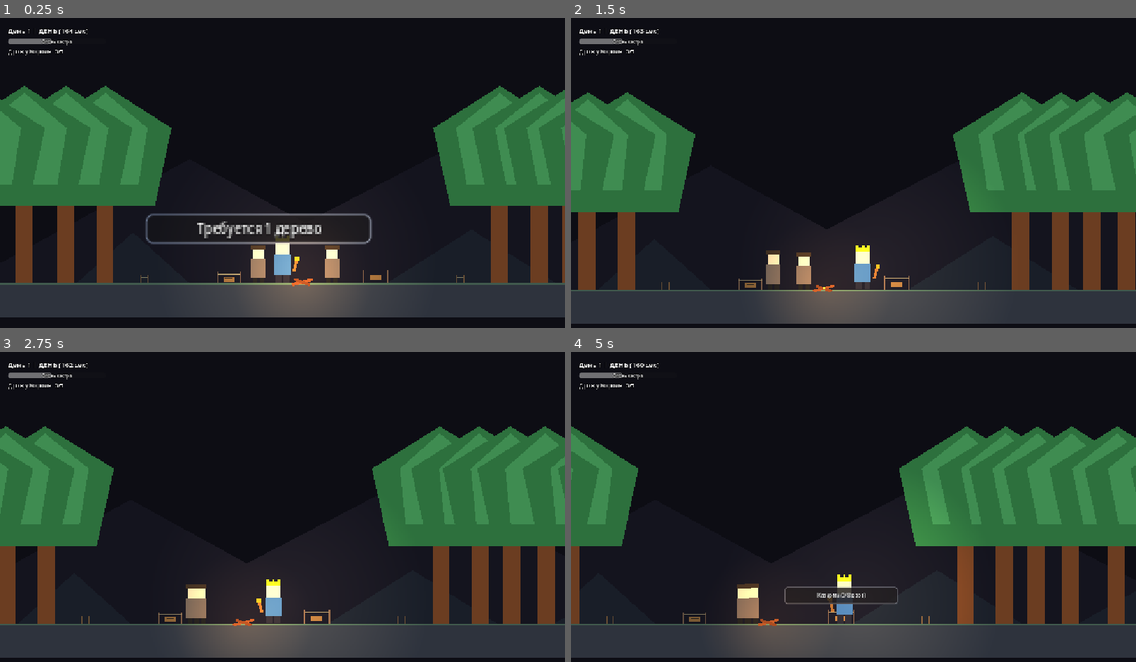
Above: before the commit, frames 1-4 (two rows, left to right).
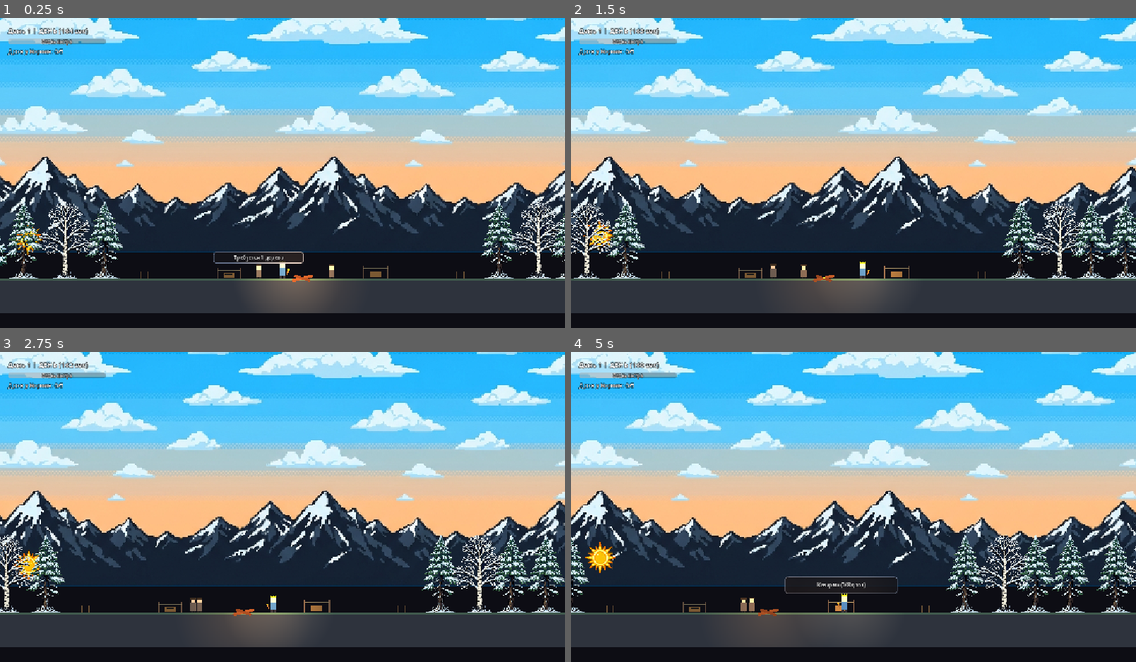
Above: after the commit, the same moments.

Repository: Kyrsadak/turkic-game-jam
Game: Godot game, scene res://scenes/main/main.tscn
Two runs of this game, one before a commit and one after it. Both use one fixed random seed, a clock stepped at 60 frames per second and the inputs below.
Inputs (mouse positions are in pixels of both pictures, inside the frame that each line leads up to):
- Up to frame 1 (0.25 s): no input
- Up to frame 2 (1.5 s): move the mouse to (977, 160) at 0.52 s; hold R 0.53-1.28 s; hold D from 0.53 s (still down); click (977, 160) at 0.67 s; move the mouse to (740, 191) at 1.27 s; tap E at 1.35 s
- Up to frame 3 (2.75 s): move the mouse to (339, 441) at 2.02 s; release D at 2.03 s; hold A from 2.03 s (still down); hold R from 2.03 s (still down)
- Up to frame 4 (5 s): move the mouse to (825, 575) at 2.77 s; release A at 2.78 s; release R at 2.78 s; hold D 2.78-4.28 s; tap E at 2.85, 4.35 s; click (825, 575) at 2.92 s; move the mouse to (1023, 559) at 3.52 s; hold R 3.53-4.28 s; move the mouse to (684, 463) at 4.27 s; hold A from 4.28 s (still down)

The runs differ from the first frame. In frame 1, 73% of the frame differs, in the area x 0-100%, y 0-97%; in frame 2, 77%, in the area x 0-100%, y 0-99%; in frame 3, 77%; in frame 4, 77%.

Commit message:
feat: динамический горный фон, смена дня/ночи, солнце, луна, новые виды деревьев и фикс анимации вырубки

Diff:
--- a/scenes/buildings/barracks.gd
+++ b/scenes/buildings/barracks.gd
@@ -78,8 +78,8 @@
 
 	# Эффект спавна
 	var tween = create_tween()
-	sm.scale = Vector2(1.25, 3.75)  # 0.5x и 1.5x от 2.5
-	tween.tween_property(sm, "scale", Vector2(2.5, 2.5), 0.2)
+	sm.scale = Vector2(0.5, 1.5)
+	tween.tween_property(sm, "scale", Vector2(1.0, 1.0), 0.2)
 
 func update_visuals() -> void:
 	visual_site.visible = not is_built
--- a/scenes/buildings/lumberjack_house.gd
+++ b/scenes/buildings/lumberjack_house.gd
@@ -93,8 +93,8 @@
 
 	# Эффект спавна
 	var tween = create_tween()
-	lj.scale = Vector2(1.25, 3.75)  # 0.5x и 1.5x от 2.5
-	tween.tween_property(lj, "scale", Vector2(2.5, 2.5), 0.2)
+	lj.scale = Vector2(0.5, 1.5)
+	tween.tween_property(lj, "scale", Vector2(1.0, 1.0), 0.2)
 
 func add_wood(amount: int = 1) -> bool:
 	if wood_stored < max_storage:
@@ -109,9 +109,8 @@
 	update_storage_visuals()
 
 	if is_built:
-		var sprite = TextureLoader.try_apply_texture(self, "res://assets/textures/lumberjack_house.png", Vector2(0, -54))
+		var sprite = TextureLoader.try_apply_texture(self, "res://assets/textures/lumberjack_house.png", Vector2(0, -108))
 		if sprite:
-			sprite.scale = Vector2(0.5, 0.5)
 			visual_built.visible = false
 
 func update_storage_visuals() -> void:
--- a/scenes/enemy/bear.gd
+++ b/scenes/enemy/bear.gd
@@ -17,7 +17,6 @@
 @onready var detection_area: Area2D = $DetectionArea
 
 func _ready() -> void:
-	scale = Vector2(2.5, 2.5)
 	add_to_group("enemy")
 	add_to_group("bear")
 	health = max_health
--- a/scenes/enemy/enemy.gd
+++ b/scenes/enemy/enemy.gd
@@ -17,7 +17,6 @@
 @onready var detection_area: Area2D = $DetectionArea
 
 func _ready() -> void:
-	scale = Vector2(2.5, 2.5)
 	add_to_group("enemy")
 	health = max_health
 	TextureLoader.try_apply_texture(self, "res://assets/textures/wolf.png", Vector2(0, -9))
--- a/scenes/main/main.gd
+++ b/scenes/main/main.gd
@@ -33,6 +33,12 @@
 var night_color = Color(0.28, 0.28, 0.45, 1.0)
 var transition_duration: float = 24.0
 
+# Ссылки на фоновые спрайты и небесные тела
+var bg_day_sprite: Sprite2D
+var bg_night_sprite: Sprite2D
+var sun_sprite: Sprite2D
+var moon_sprite: Sprite2D
+
 func _ready() -> void:
 	game_over_screen.visible = false
 	campfire.connect("burned_out", Callable(self, "_on_campfire_burned_out"))
@@ -49,6 +55,9 @@
 	_on_campfire_fuel_changed(campfire.current_fuel, campfire.max_fuel)
 	update_hud_text()
 
+	# Настраиваем новый фон с горами
+	setup_background()
+
 func _process(delta: float) -> void:
 	if game_over_active:
 		if Input.is_key_pressed(KEY_R):
@@ -57,6 +66,9 @@
 
 	# Игровое время
 	time_in_state += delta
+
+	# Обновляем фон и небесные тела
+	update_background_and_celestial(delta)
 
 	# Логика смены дня и ночи
 	if is_day:
@@ -261,3 +273,126 @@
 
 func restart_game() -> void:
 	get_tree().reload_current_scene()
+
+func setup_background() -> void:
+	# Скрываем старый векторный фон
+	var bg_forest = get_node_or_null("BackgroundForest")
+	if bg_forest:
+		bg_forest.visible = false
+
+	# Создаем ParallaxBackground для гор
+	var pb = ParallaxBackground.new()
+	pb.layer = -100 # Отрисовывается позади всех элементов
+	add_child(pb)
+
+	# Добавляем ParallaxLayer
+	var pl = ParallaxLayer.new()
+	pl.motion_scale = Vector2(0.15, 0.05) # Медленный параллакс по горизонтали, почти статичный по вертикали
+	pl.motion_mirroring = Vector2(1024, 0)
+	pb.add_child(pl)
+
+	# Дневной фон
+	bg_day_sprite = Sprite2D.new()
+	var tex_day = load("res://assets/textures/background_mountains_day.png")
+	if tex_day:
+		bg_day_sprite.texture = tex_day
+		bg_day_sprite.centered = false
+		bg_day_sprite.position = Vector2(0, -120)
+		bg_day_sprite.modulate.a = 1.0
+		pl.add_child(bg_day_sprite)
+
+	# Ночной фон
+	bg_night_sprite = Sprite2D.new()
+	var tex_night = load("res://assets/textures/background_mountains.png")
+	if tex_night:
+		bg_night_sprite.texture = tex_night
+		bg_night_sprite.centered = false
+		bg_night_sprite.position = Vector2(0, -120)
+		bg_night_sprite.modulate.a = 0.0 # Начинаем с дневного
+		pl.add_child(bg_night_sprite)
+
+	# Создаем отдельный CanvasLayer для небесных тел (Солнце, Луна)
+	# Позиционируем их за игровыми элементами, но перед дальними горами
+	var celestial_layer = CanvasLayer.new()
+	celestial_layer.layer = -95
+	add_child(celestial_layer)
+
+	# Солнце
+	sun_sprite = Sprite2D.new()
+	var tex_sun = load("res://assets/textures/sun.png")
+	if tex_sun:
+		sun_sprite.texture = tex_sun
+		sun_sprite.modulate.a = 1.0
+		celestial_layer.add_child(sun_sprite)
+
+	# Луна
+	moon_sprite = Sprite2D.new()
+	var tex_moon = load("res://assets/textures/moon.png")
+	if tex_moon:
+		moon_sprite.texture = tex_moon
+		moon_sprite.modulate.a = 0.0
+		celestial_layer.add_child(moon_sprite)
+
+func update_background_and_celestial(delta: float) -> void:
+	if not is_instance_valid(bg_day_sprite) or not is_instance_valid(bg_night_sprite):
+		return
+
+	# 1. Вычисляем степень перехода (transition_factor) от 0.0 (день) до 1.0 (ночь)
+	var transition_factor: float = 0.0
+	if is_day:
+		var time_left = day_duration - time_in_state
+		if time_left < transition_duration:
+			transition_factor = (transition_duration - time_left) / transition_duration
+		else:
+			transition_factor = 0.0
+	else:
+		var time_left = night_duration - time_in_state
+		if time_left < transition_duration:
+			transition_factor = 1.0 - ((transition_duration - time_left) / transition_duration)
+		else:
+			transition_factor = 1.0
+
+	# 2. Плавно смешиваем прозрачность фонов гор
+	bg_day_sprite.modulate.a = 1.0 - transition_factor
+	bg_night_sprite.modulate.a = transition_factor
+
+	# 3. Получаем размеры экрана для расчета траектории
+	var viewport_size = get_viewport_rect().size
+	var w = viewport_size.x
+	var h = viewport_size.y
+
+	# 4. Движение солнца и луны по дуге
+	if is_day:
+		var sun_prog = time_in_state / day_duration
+		var sun_angle = PI * (1.0 - sun_prog)
+		if is_instance_valid(sun_sprite):
+			sun_sprite.position = Vector2(
+				w * 0.5 + cos(sun_angle) * (w * 0.45),
+				h * 0.7 - sin(sun_angle) * (h * 0.55)
+			)
+			sun_sprite.modulate.a = 1.0 - transition_factor
+
+		if is_instance_valid(moon_sprite):
+			var moon_angle = PI * (1.0 - transition_factor * 0.1)
+			moon_sprite.position = Vector2(
+				w * 0.5 + cos(moon_angle) * (w * 0.45),
+				h * 0.7 - sin(moon_angle) * (h * 0.55)
+			)
+			moon_sprite.modulate.a = transition_factor
+	else:
+		var night_prog = time_in_state / night_duration
+		var moon_angle = PI * (1.0 - night_prog)
+		if is_instance_valid(moon_sprite):
+			moon_sprite.position = Vector2(
+				w * 0.5 + cos(moon_angle) * (w * 0.45),
+				h * 0.7 - sin(moon_angle) * (h * 0.55)
+			)
+			moon_sprite.modulate.a = transition_factor
+
+		if is_instance_valid(sun_sprite):
+			var sun_angle = PI * (1.0 - (1.0 - transition_factor) * 0.1)
+			sun_sprite.position = Vector2(
+				w * 0.5 + cos(sun_angle) * (w * 0.45),
+				h * 0.7 - sin(sun_angle) * (h * 0.55)
+			)
+			sun_sprite.modulate.a = 1.0 - transition_factor
--- a/scenes/player/player.gd
+++ b/scenes/player/player.gd
@@ -19,7 +19,6 @@
 var shake_decay: float = 12.0
 
 func _ready() -> void:
-	scale = Vector2(2.5, 2.5)
 	add_to_group("player")
 	update_wood_visuals()
 	TextureLoader.try_apply_texture(self, "res://assets/textures/player.png", Vector2(0, -16))
--- a/scenes/texture_loader.gd
+++ b/scenes/texture_loader.gd
@@ -5,21 +5,30 @@
 	if FileAccess.file_exists(texture_path):
 		var tex = load(texture_path)
 		if tex:
-			# Скрываем стандартную векторную графику
+			# Находим контейнер для векторной графики
+			var container: Node2D = null
 			var visual = node.get_node_or_null("Visual")
+			var body = node.get_node_or_null("Body")
+			var logs = node.get_node_or_null("Logs")
+
 			if visual:
-				visual.visible = false
-			else:
-				var body = node.get_node_or_null("Body")
-				if body:
-					body.visible = false
-				else:
-					var logs = node.get_node_or_null("Logs")
-					if logs:
-						logs.visible = false
+				container = visual
+			elif body:
+				container = body
+			elif logs:
+				container = logs
+
+			var parent_node = container if container else node
+
+			# Скрываем все оригинальные векторные элементы внутри контейнера
+			if container:
+				for child in container.get_children():
+					if child.name != "DesignerSprite":
+						if child is CanvasItem:
+							child.visible = false
 
 			# Проверяем, не был ли спрайт уже добавлен
-			var existing_sprite = node.get_node_or_null("DesignerSprite")
+			var existing_sprite = parent_node.get_node_or_null("DesignerSprite")
 			if existing_sprite:
 				existing_sprite.texture = tex
 				existing_sprite.position = offset
@@ -38,6 +47,6 @@
 				if crown and crown.material:
 					sprite.material = crown.material
 
-			node.add_child(sprite)
+			parent_node.add_child(sprite)
 			return sprite
 	return null
--- a/scenes/tree/tree.gd
+++ b/scenes/tree/tree.gd
@@ -22,13 +22,27 @@
 @onready var label_health: Label = $LabelHealth
 
 func _ready() -> void:
-	scale = Vector2(2.5, 2.5)
 	add_to_group("tree")
 	health = max_health
 	visual.modulate.a = 1.0
 	label_health.visible = false
 	setup_tooltip_style(label_health)
-	TextureLoader.try_apply_texture(self, "res://assets/textures/tree.png", Vector2(0, -70))
+
+	# Выбираем случайную текстуру дерева
+	var tree_textures = [
+		"res://assets/textures/tree_pine.png",
+		"res://assets/textures/tree_spruce.png",
+		"res://assets/textures/tree_birch.png"
+	]
+
+	# Выбираем случайное дерево
+	var chosen_tex = tree_textures[randi() % tree_textures.size()]
+
+	# Если файлы не сгенерированы (или для тестов), используем стандартный
+	if not FileAccess.file_exists(chosen_tex):
+		chosen_tex = "res://assets/textures/tree.png"
+
+	TextureLoader.try_apply_texture(self, chosen_tex, Vector2(0, -70))
 
 func _process(delta: float) -> void:
 	if is_felled:
--- a/scenes/units/lumberjack.gd
+++ b/scenes/units/lumberjack.gd
@@ -20,7 +20,6 @@
 @onready var wood_pile: Node2D = $WoodPile
 
 func _ready() -> void:
-	scale = Vector2(2.5, 2.5)
 	add_to_group("lumberjack")
 	update_wood_visuals()
 	current_state = State.WALKING_TO_TREE
--- a/scenes/units/spearman.gd
+++ b/scenes/units/spearman.gd
@@ -20,7 +20,6 @@
 static var spearman_count: int = 0
 
 func _ready() -> void:
-	scale = Vector2(2.5, 2.5)
 	add_to_group("spearman")
 
 	# Чередуем фланги: нечётные → правый (+1), чётные → левый (-1)
--- a/scenes/vagrant/vagrant.gd
+++ b/scenes/vagrant/vagrant.gd
@@ -15,7 +15,6 @@
 @onready var label_status: Label = $LabelStatus
 
 func _ready() -> void:
-	scale = Vector2(2.5, 2.5)
 	add_to_group("vagrant")
 	spawn_x = global_position.x
 	choose_new_wander_target()
Binary file added: assets/textures/background_mountains.png
Not shown, added: assets/textures/background_mountains.png.import
Binary file added: assets/textures/background_mountains_day.png
Not shown, added: assets/textures/background_mountains_day.png.import
Binary file added: assets/textures/barracks.png
Not shown, added: assets/textures/barracks.png.import
Binary file added: assets/textures/moon.png
Not shown, added: assets/textures/moon.png.import
Binary file added: assets/textures/sun.png
Not shown, added: assets/textures/sun.png.import
Binary file added: assets/textures/tree_birch.png
Not shown, added: assets/textures/tree_birch.png.import
(and 4 more such lines)
